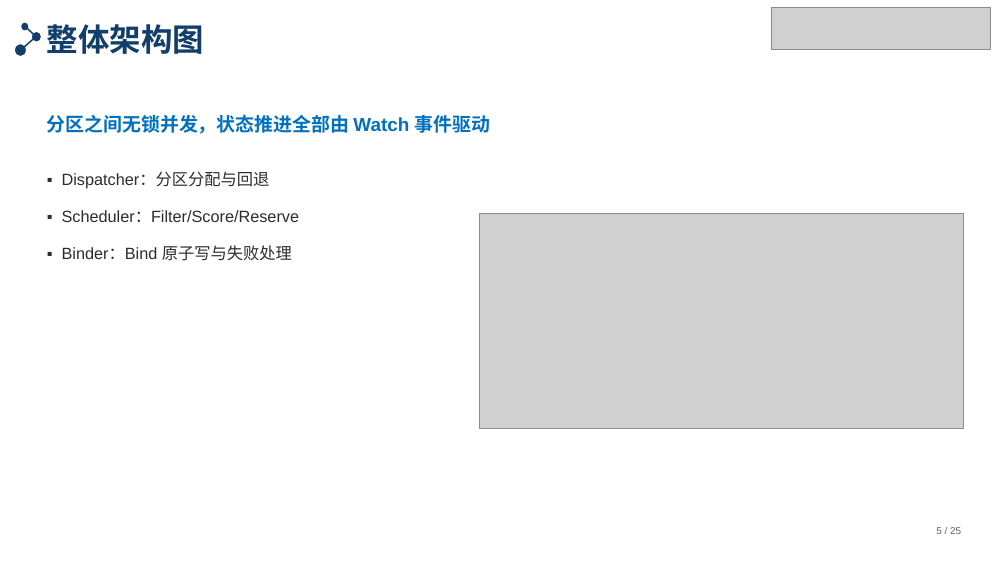
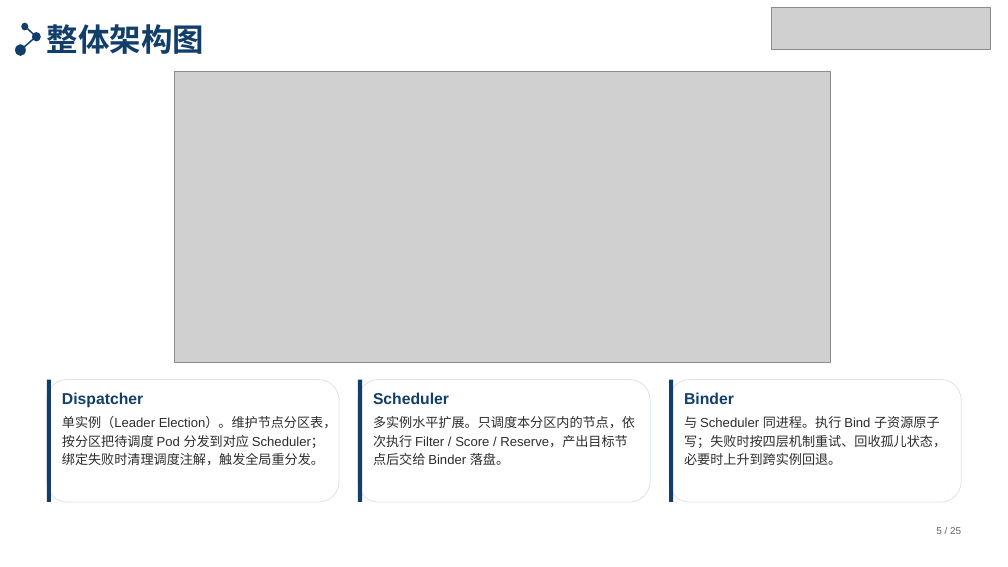
Before and after one commit to tengfei86/godel-scheduler, a slide deck: slide 5 of docs/thesis/defense/答辩PPT-北航模板版.pptx. Drawn at 1008x567 pixels with LibreOffice and Linux fonts; fonts in the diff are those of the drawing; grey boxes stand for pictures. Boxes give left, top, right and bottom in pixels: in the first picture for what was removed or moved away, otherwise in the second. Text is boxed around its words. In the diff, an @@ line names an element or a change of style, - is before the commit and + after.

```diff
--- a/docs/thesis/defense/答辩PPT-北航模板版.pptx
+++ b/docs/thesis/defense/答辩PPT-北航模板版.pptx
@@ picture: place and size @@
-picture at <box>480,214,963,428</box>
+picture at <box>175,72,830,363</box>
@@ text removed at <box>47,114,491,134</box> @@
-分区之间无锁并发，状态推进全部由 Watch 事件驱动
@@ text removed at <box>62,172,300,261</box> @@
-▪ Dispatcher：分区分配与回退
-▪ Scheduler：Filter/Score/Reserve
-▪ Binder：Bind 原子写与失败处理
@@ rounded rectangle added at <box>47,379,339,502</box>, fill #FFFFFF, outline #D6E3F0 0.75 pt @@
@@ rectangle added at <box>47,379,51,502</box>, fill #113E6A @@
@@ rounded rectangle added at <box>358,379,651,502</box>, fill #FFFFFF, outline #D6E3F0 0.75 pt @@
@@ rectangle added at <box>358,379,363,502</box>, fill #113E6A @@
@@ rounded rectangle added at <box>669,379,961,502</box>, fill #FFFFFF, outline #D6E3F0 0.75 pt @@
@@ rectangle added at <box>669,379,673,502</box>, fill #113E6A @@
@@ text added at <box>62,392,337,465</box>, 12.5 pt, text #2E2C2C @@
+Dispatcher
+单实例（Leader Election）。维护节点分区表，按分区把待调度 Pod 分发到对应 Scheduler；绑定失败时清理调度注解，触发全局重分发。
@@ text added at <box>373,392,635,465</box>, 12.5 pt, text #2E2C2C @@
+Scheduler
+多实例水平扩展。只调度本分区内的节点，依次执行 Filter / Score / Reserve，产出目标节点后交给 Binder 落盘。
@@ text added at <box>684,392,946,465</box>, 12.5 pt, text #2E2C2C @@
+Binder
+与 Scheduler 同进程。执行 Bind 子资源原子写；失败时按四层机制重试、回收孤儿状态，必要时上升到跨实例回退。
```
Also in this commit, not shown: 3 other files.
